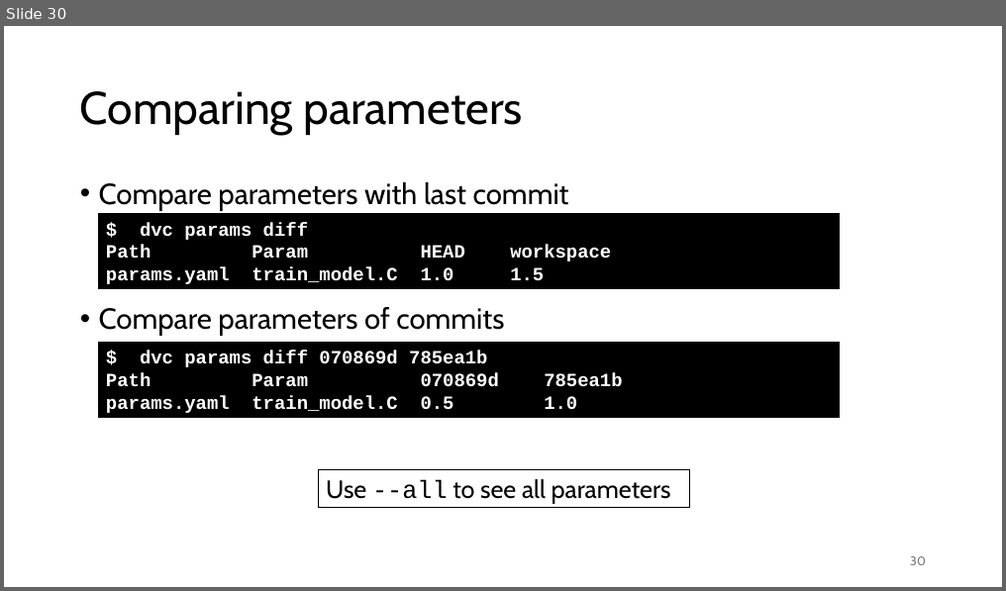
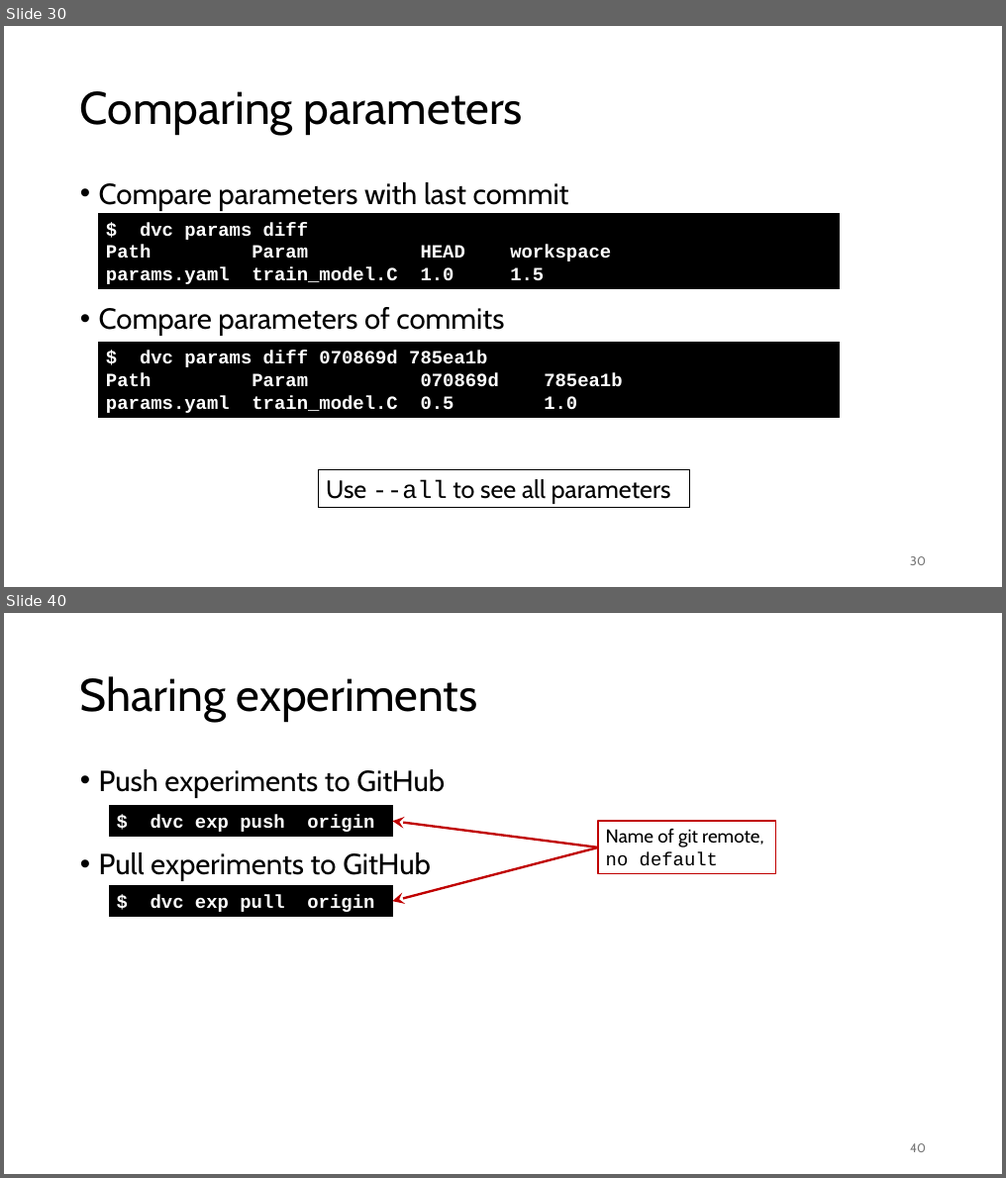
Before and after one commit to gjbex/MLOps-on-HPC, a slide deck: mlops_on_hpc.pptx. Shown one above the other, each under a label of ours: slide 30 before the commit, slides 30 and 40 after it; the slides between them are not shown. The pictures are 1006x591 and 1006x1178 pixels, drawn with LibreOffice and Linux fonts; fonts in the diff are those of the drawing. Boxes give left, top, right and bottom in pixels: in the first picture for what was removed or moved away, otherwise in the second. Text is boxed around its words. In the diff, an @@ line names an element or a change of style, - is before the commit and + after.

Commit message:
Add section on DVC experiment management

```diff
--- a/mlops_on_hpc.pptx
+++ b/mlops_on_hpc.pptx
@@ slide 40 added at bbox=[4, 613, 1002, 1174], background #FFFFFF @@
@@ title added at bbox=[80, 676, 478, 722], 44 pt, text #000000 @@
+Sharing experiments
@@ text added at bbox=[99, 769, 445, 881], 28 pt, text #000000 @@
+• Push experiments to GitHub
+• Pull experiments to GitHub
@@ rectangle added at bbox=[109, 806, 392, 836], fill #000000, outline #000000 0.75 pt, 18 pt, text #FFFFFF, bold @@
+$ dvc exp push origin
@@ arrow added from (598, 848) to (392, 821), #C00000 2.25 pt @@
@@ arrow added from (598, 848) to (392, 901), #C00000 2.25 pt @@
@@ rectangle added at bbox=[598, 821, 776, 874], fill #FFFFFF, outline #C00000 1.5 pt, 18 pt, text #000000 @@
+Name of git remote,
+no default
@@ rectangle added at bbox=[109, 886, 392, 916], fill #000000, outline #000000 0.75 pt, 18 pt, text #FFFFFF, bold @@
+$ dvc exp pull origin
@@ page number added at bbox=[910, 1144, 926, 1153], 12 pt, text #797979 @@
+40
```
Also in this commit, not shown: 9 other slides added.
